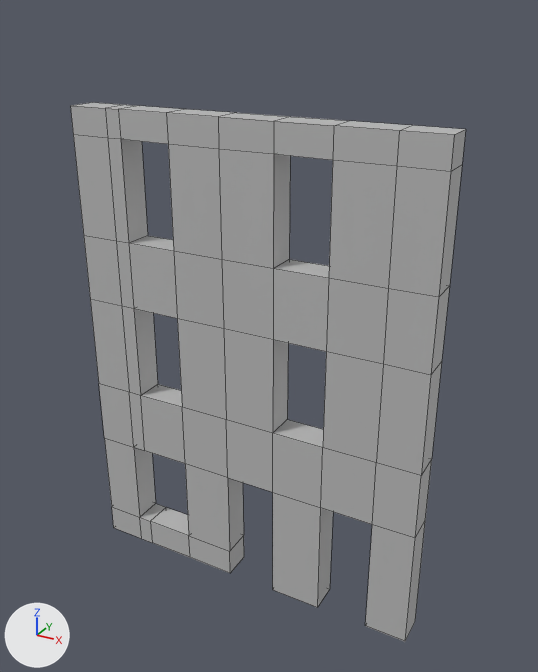
Before and after pictures for a commit that changed the FBX model Assets/Models/LevelArt/GJ_Wall_01.fbx.
Both versions are drawn from a 50 mm camera at (2.45, -9.51, 9.37) aimed at (-2.75, -0.06, 4.64). Arrows for +X, +Y and +Z are at lower left; the lights stay in place. Mesh edges are drawn as thin lines. Where no turn or scale is listed for an object, it has been applied to the vertices.

In view in the first picture: 'GJ_Wall_01'.
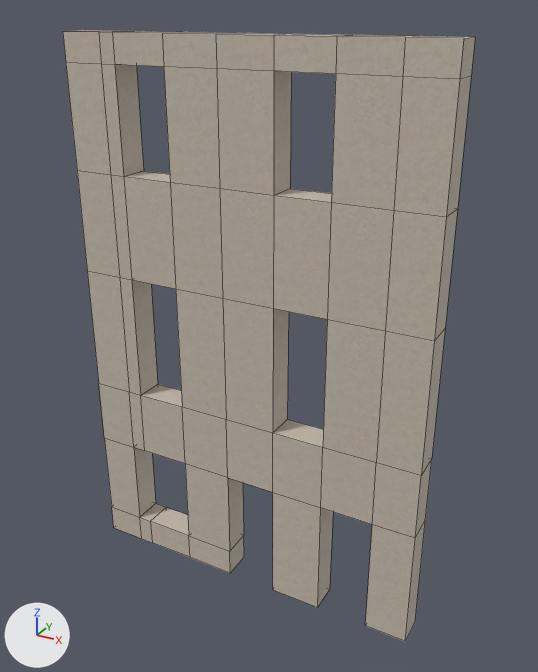
Location of each change, [x1, y1, x2, y2] in pixels of the pictures (538 x 672 px; the box of a moved part takes in the faces that stretch with it):
'GJ_Wall_01', reshaped (13% taller): before [71, 102, 466, 641]; after [63, 30, 475, 641]
part 1 of me_mesh, moved or reshaped: before [84, 236, 450, 476]; after [77, 171, 457, 476]
part 2 of me_mesh, moved or reshaped: before [71, 102, 466, 297]; after [63, 30, 475, 217]

Edits to the bpy script that builds the scene:
```text
Change me_mesh:
    where me_mesh.from_pydata(...)  # 136 vertices, 138 faces; spans x -6.0..0.0, y -0.5..0.0, z 0.0..8.0
    used by ob_gj_wall_01; location = (0.0, 0.0, 0.0)
    me_mesh part 1: all 18 vertices in x -6.0..0.0, y -0.5..0.0, z 4.81 are moved by (0.0, 0.0, 0.5)
    me_mesh part 2: all 54 vertices in x -6.0..0.0, y -0.5..0.0, z 5.94..8.0 are moved by (0.0, 0.0, 1.06)
```
